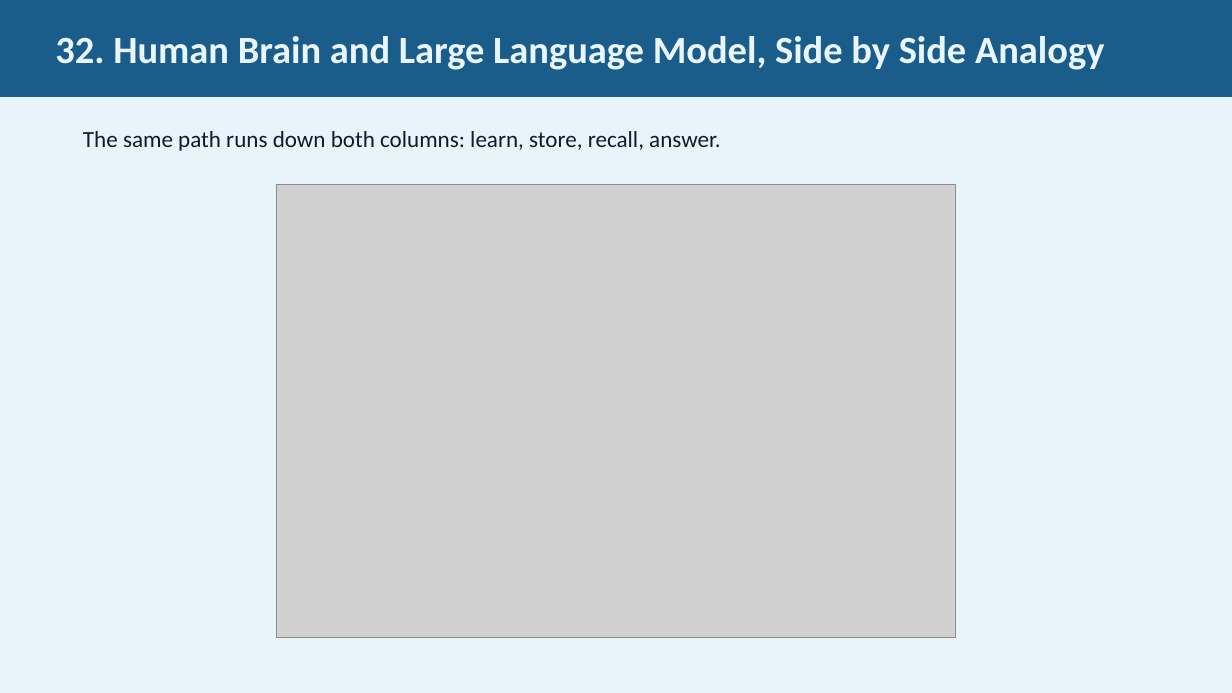
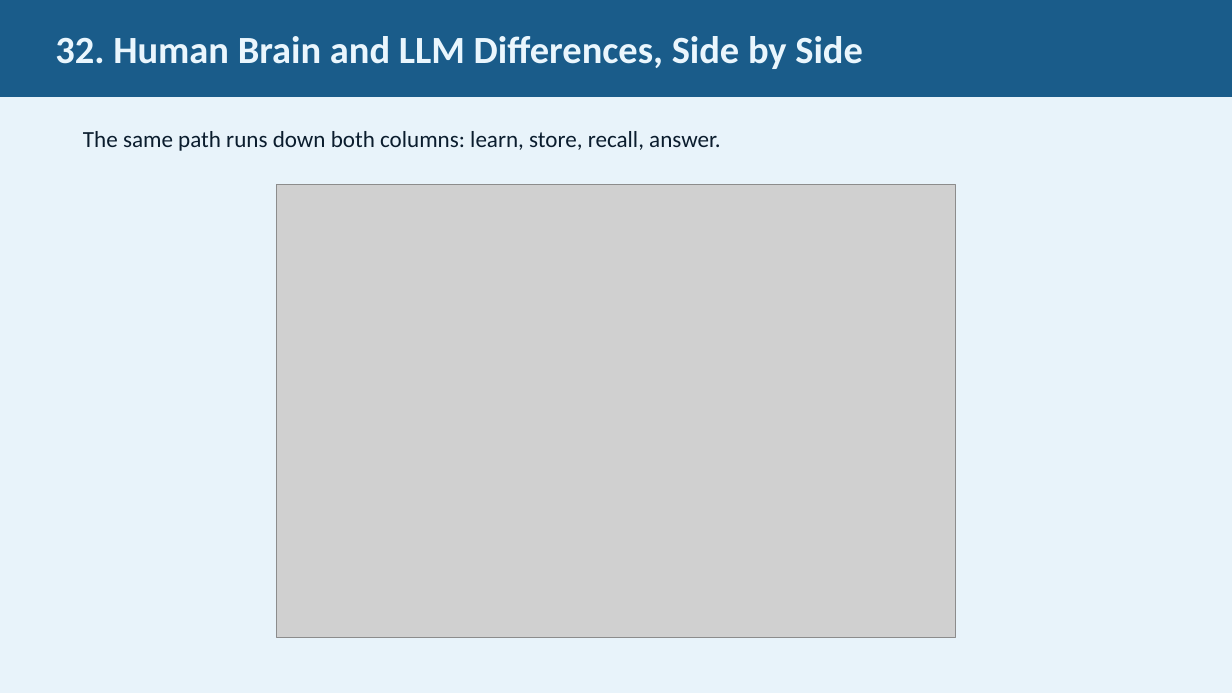
Before and after one commit to JimFawcett/NewSite, a slide deck: slide 32 of AI Presentation 2026/AI_Presentation.pptx. Drawn at 1232x693 pixels with LibreOffice and Linux fonts; fonts in the diff are those of the drawing; grey boxes stand for pictures. Boxes give left, top, right and bottom in pixels: in the first picture for what was removed or moved away, otherwise in the second. Text is boxed around its words. In the diff, an @@ line names an element or a change of style, - is before the commit and + after.

```diff
--- a/AI Presentation 2026/AI_Presentation.pptx
+++ b/AI Presentation 2026/AI_Presentation.pptx
@@ text in rectangle at [55, 36, 863, 69]: text changed @@
-32. Human Brain and Large Language Model, Side by Side Analogy
+32. Human Brain and LLM Differences, Side by Side
```
Also in this commit, not shown: 14 other slides changed, 1 other file.
